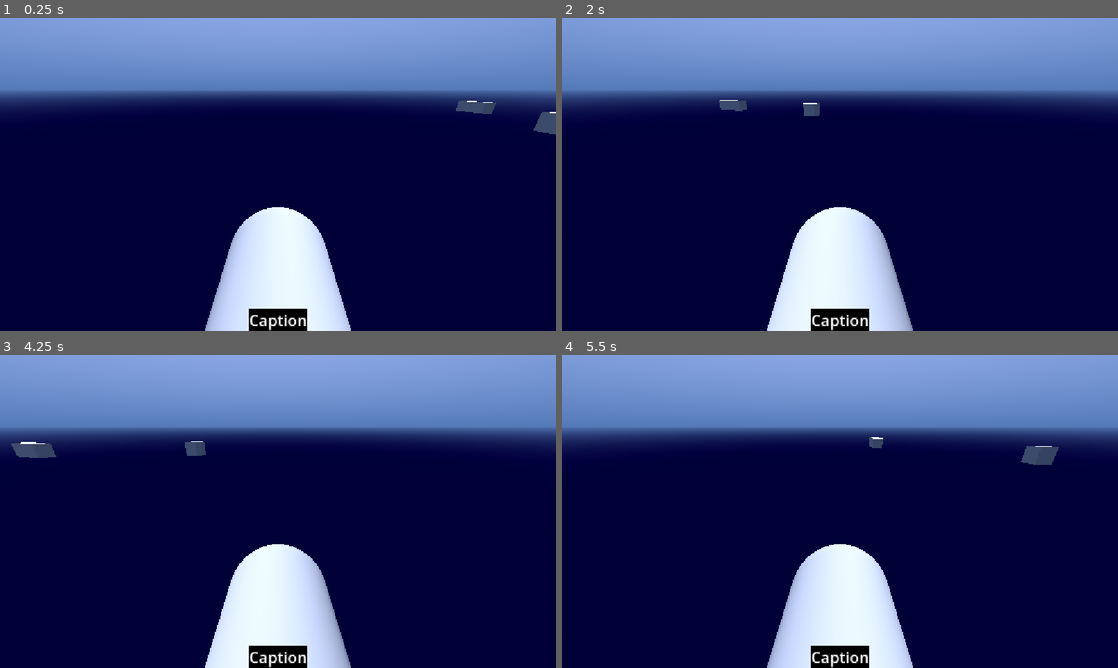
Above: before the commit, frames 1-4 (two rows, left to right).
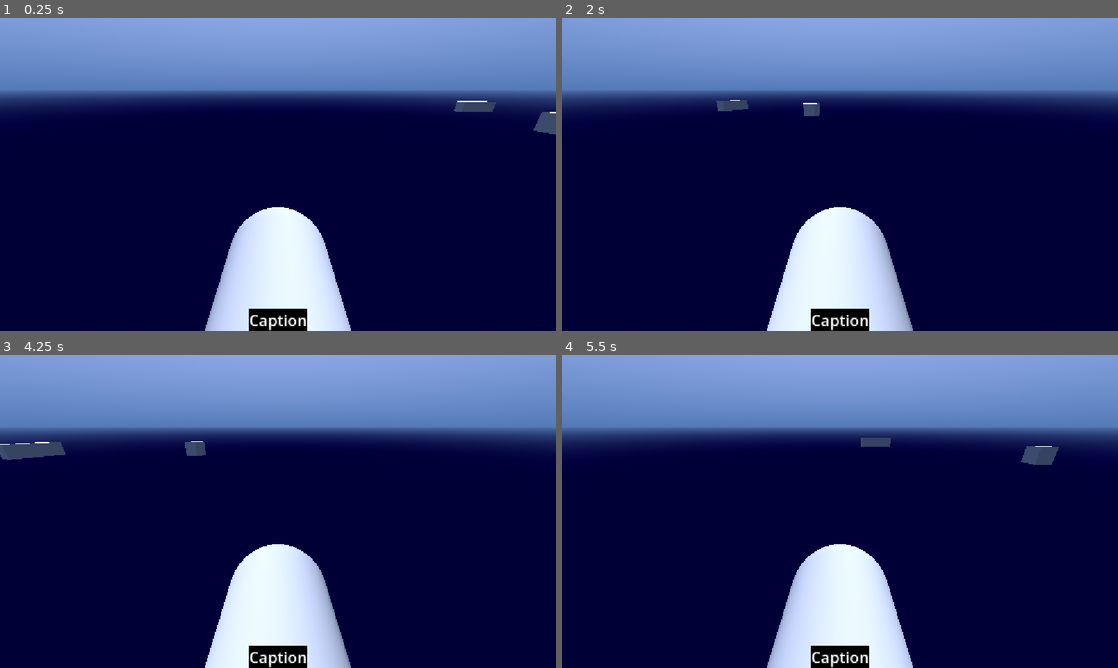
Above: after the commit, the same moments.

Repository: PeterDrake/yachtsinkers
Game: Godot game, scene res://yachtsinkers.tscn
The game is run twice, just before and just after one commit, with the same random seed, the same clock (stepped at 60 frames per second) and the same inputs. Sound files missing from this copy of the repository are replaced by a short silence.
Inputs (mouse positions are in pixels of both pictures, inside the frame that each line leads up to):
- Up to frame 1 (0.25 s): no input
- Up to frame 2 (2 s): move the mouse to (962, 158) at 0.52 s; hold Right (right) 0.53-1.28 s; tap Space (space) at 0.6, 1.35 s; move the mouse to (728, 190) at 1.27 s; hold Down (ui_down) from 1.28 s (still down)
- Up to frame 3 (4.25 s): move the mouse to (333, 442) at 2.02 s; release Down (ui_down) at 2.03 s; hold Right (right) 2.03-2.78 s; tap Space (space) at 2.1, 2.85, 3.6 s; move the mouse to (250, 574) at 2.77 s; hold Up (forward) 2.78-3.53 s; tap Enter at 3.5 s; move the mouse to (444, 558) at 3.52 s; hold Left (left) from 3.53 s (still down)
- Up to frame 4 (5.5 s): move the mouse to (673, 464) at 4.27 s; tap Space (space) at 4.35, 5.1 s; move the mouse to (867, 511) at 5.02 s; release Left (left) at 5.03 s; hold Down (ui_down) from 5.03 s (still down)

The runs differ from the first frame. In frame 1, less than 0.1% of the frame differs, in the area x 81-90%, y 26-31%; in frame 2, less than 0.1%; in frame 3, 0.3%, in the area x 0-12%, y 27-34%; in frame 4, 0.1%.
Error in both runs: Out of bounds get index '0' (on base: 'PackedStringArray') (res://speech.gd:3)

Commit message:
Yacht now points at next waypoint

Diff:
--- a/yacht.gd
+++ b/yacht.gd
@@ -14,6 +14,7 @@
 	if not sinking:
 		var destination = WAYPOINTS[waypoint_index]
 		velocity = position.direction_to(destination) * SPEED * delta
+		look_at(destination)
 		if position.distance_to(destination) < 1:
 			waypoint_index = (waypoint_index + 1) % len(WAYPOINTS)
 		move_and_slide()
